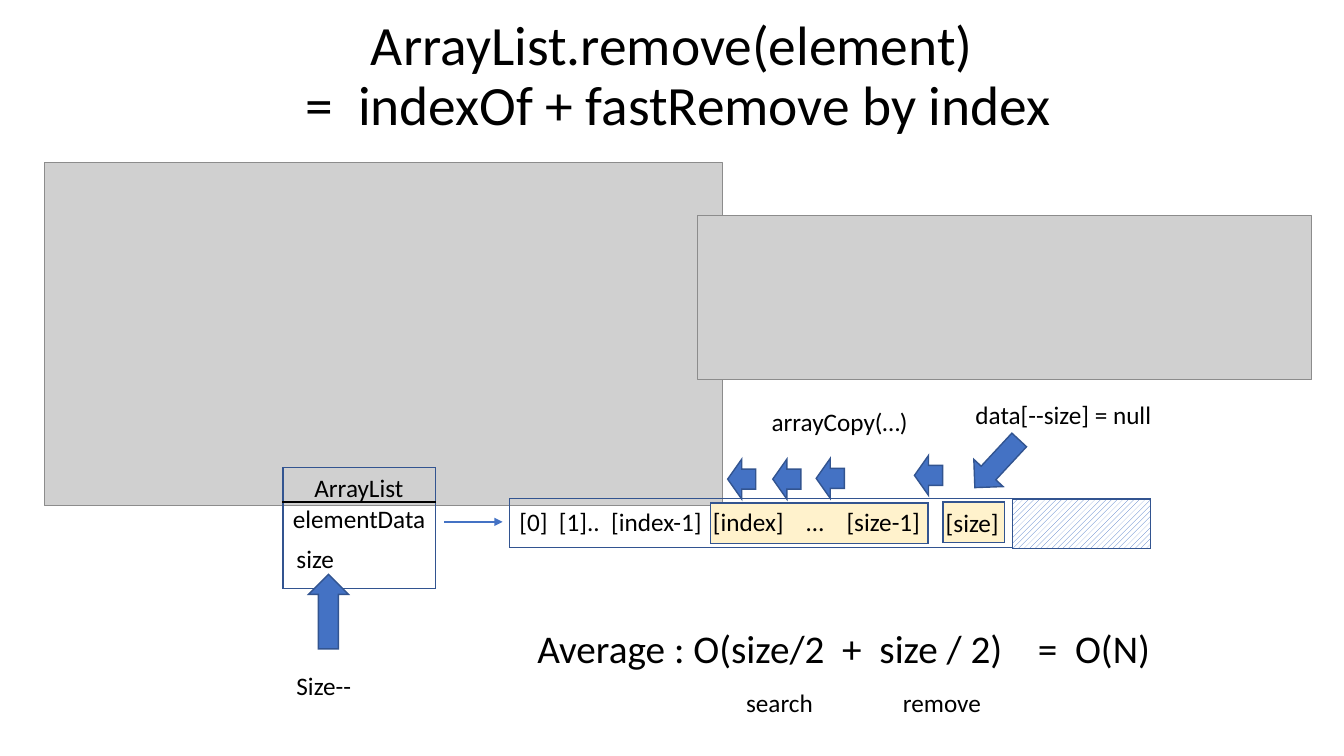
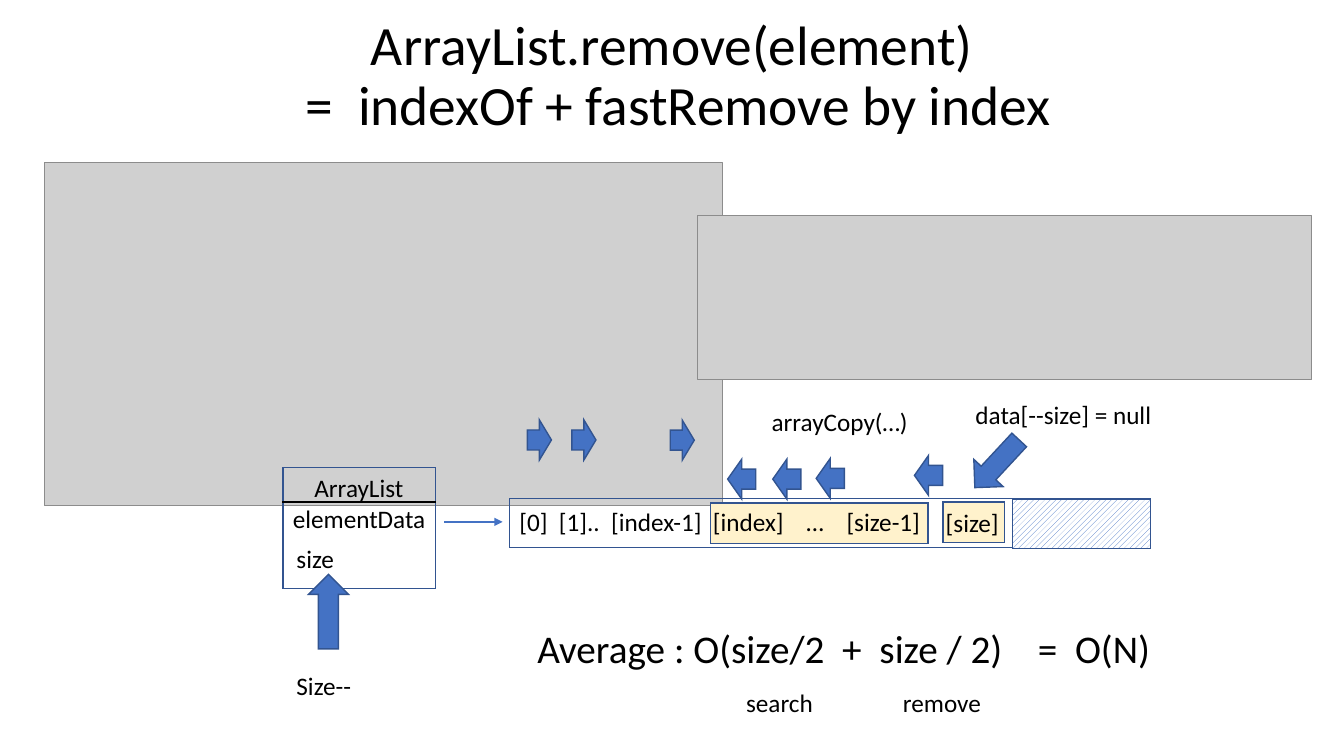
Before and after one commit to Arnaud-Nauwynck/presentations, a slide deck: slide 16 of java/Basic-Data-Structures.pptx. Drawn at 1344x756 pixels with LibreOffice and Linux fonts; fonts in the diff are those of the drawing; grey boxes stand for pictures. Boxes give left, top, right and bottom in pixels: in the first picture for what was removed or moved away, otherwise in the second. Text is boxed around its words. In the diff, an @@ line names an element or a change of style, - is before the commit and + after.

```diff
--- a/java/Basic-Data-Structures.pptx
+++ b/java/Basic-Data-Structures.pptx
@@ right arrow added at <box>527,420,552,461</box>, fill #4472C4, outline #325491 1 pt @@
@@ right arrow added at <box>572,420,596,461</box>, fill #4472C4, outline #325491 1 pt @@
@@ right arrow added at <box>670,420,695,461</box>, fill #4472C4, outline #325491 1 pt @@
```
Also in this commit, not shown: 1 other slide changed, 4 slides added, 2 slides removed, 1 other file.
